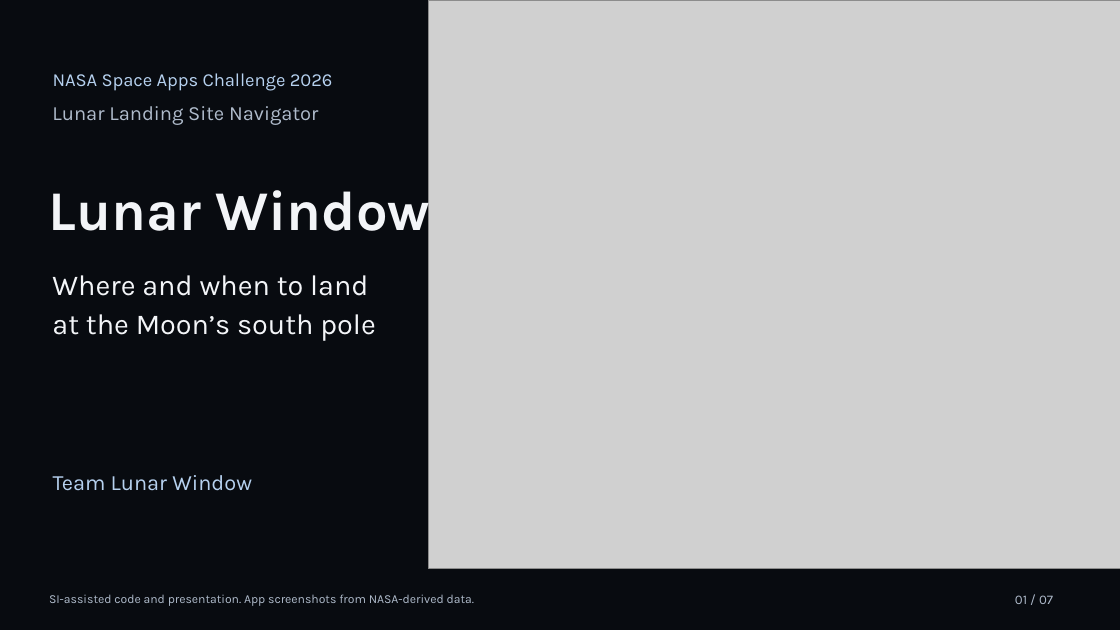
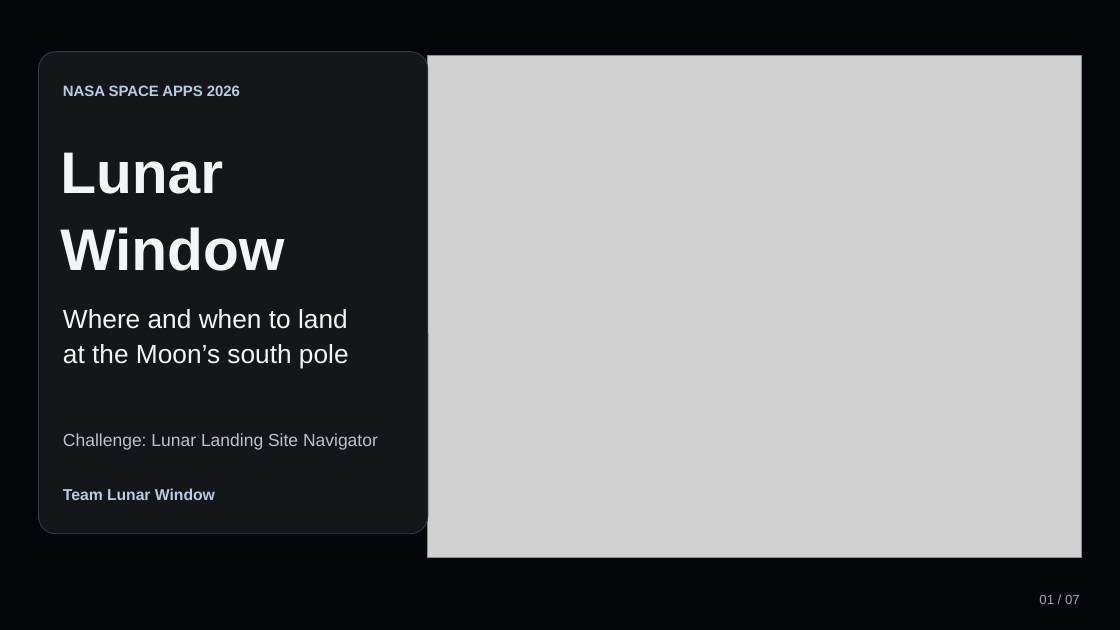
Before and after one commit to adqm0001/lunar-window, a slide deck: slide 1 of docs/slides.pptx. Drawn at 1120x630 pixels with LibreOffice and Linux fonts; fonts in the diff are those of the drawing; grey boxes stand for pictures. Boxes give left, top, right and bottom in pixels: in the first picture for what was removed or moved away, otherwise in the second. Text is boxed around its words. In the diff, an @@ line names an element or a change of style, - is before the commit and + after.

Commit message:
Refresh Lunar Window demo and Space Apps submission

```diff
--- a/docs/slides.pptx
+++ b/docs/slides.pptx
@@ background #080B10 to #04060A @@
@@ rounded rectangle added at bbox=[39, 51, 429, 534], fill #141619, outline #383D46 0.75 pt @@
@@ picture: place and size @@
-picture at bbox=[429, 0, 1120, 569]
+picture at bbox=[428, 55, 1082, 558]
@@ text at bbox=[63, 85, 240, 96]: text changed; size 15.8 to 12.8 pt; font Karla to Arial; text colour #B6D1EF to #B8CBE3; bold on @@
-NASA Space Apps Challenge 2026
+NASA SPACE APPS 2026
@@ text at bbox=[60, 152, 284, 271]: text changed; size 48 to 50.2 pt; font Karla to Arial; text colour #F3F5F8 to #F2F4F7 @@
-Lunar Window
+Lunar
+Window
@@ text "Where and when to land": place and size @@
-text "Where and when to land" at bbox=[52, 275, 375, 341]
+text "Where and when to land" at bbox=[63, 309, 349, 369]
@@ text "Where and when to land" at bbox=[63, 309, 349, 369]: size 24.8 to 22.5 pt, font Karla to Arial, text colour #F3F5F8 to #F2F4F7; line spacing 1.12 to 1.1 @@
@@ text at bbox=[63, 433, 378, 450]: text changed; size 17.2 to 15 pt; font Karla to Arial; text colour #AFBBCB to #BDC3CD @@
-Lunar Landing Site Navigator
+Challenge: Lunar Landing Site Navigator
@@ text "Team Lunar Window": place and size @@
-text "Team Lunar Window" at bbox=[53, 475, 252, 491]
+text "Team Lunar Window" at bbox=[63, 488, 215, 500]
@@ text "Team Lunar Window" at bbox=[63, 488, 215, 500]: size 18.8 to 13.5 pt, font Karla to Arial, text colour #B6D1EF to #B8CBE3, bold on; line spacing 1.12 to 1.1 @@
@@ text removed at bbox=[49, 594, 474, 606] @@
-SI-assisted code and presentation. App screenshots from NASA-derived data.
@@ text "01 / 07": place and size @@
-text "01 / 07" at bbox=[1015, 595, 1053, 604]
+text "01 / 07" at bbox=[1039, 595, 1080, 604]
@@ text "01 / 07" at bbox=[1039, 595, 1080, 604]: font Karla to Arial, text colour #AFBBCB to #A0A7B2; alignment left to right; line spacing 1.12 to 1.1 @@
```
Also in this commit, not shown: 6 slides added, 6 slides removed, 19 other files.
